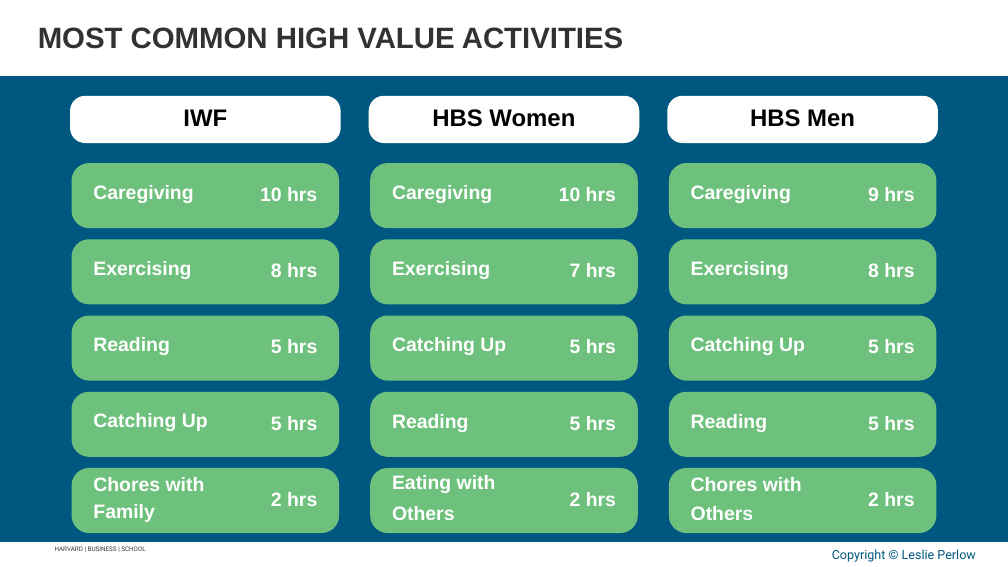
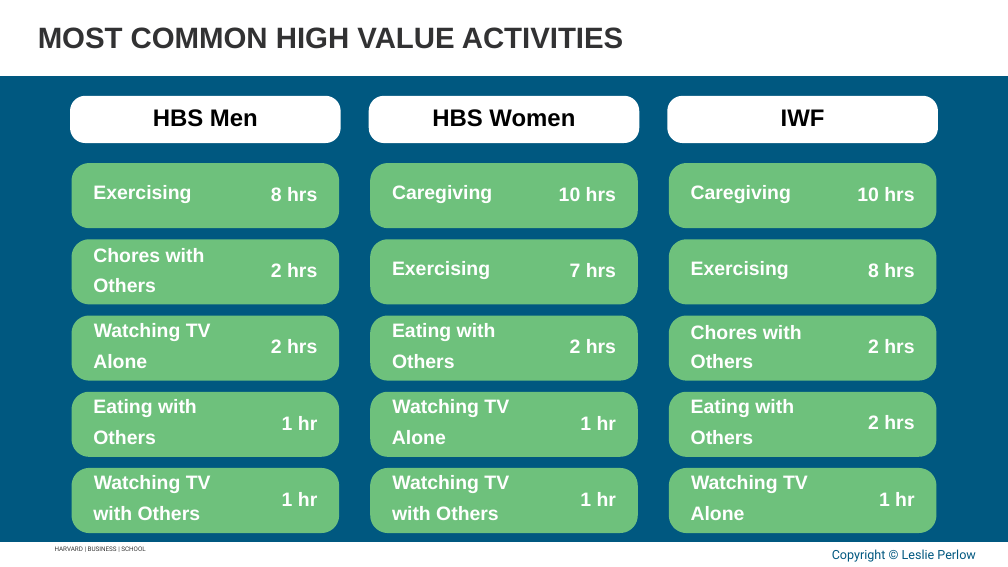
Before and after one commit to APPLITICS/lifematrix-deck-automation, a slide deck: slide 33 of outputs/generated_slides.pptx. Drawn at 1008x567 pixels with LibreOffice and Linux fonts; fonts in the diff are those of the drawing; background and template pictures are left out. Boxes give left, top, right and bottom in pixels: in the first picture for what was removed or moved away, otherwise in the second. Text is boxed around its words. In the diff, an @@ line names an element or a change of style, - is before the commit and + after.

```diff
--- a/outputs/generated_slides.pptx
+++ b/outputs/generated_slides.pptx
@@ text "HBS Men": place and size @@
-text "HBS Men" at [750, 109, 855, 127]
+text "HBS Men" at [153, 109, 258, 127]
@@ text "IWF": place and size @@
-text "IWF" at [183, 109, 227, 126]
+text "IWF" at [781, 109, 825, 126]
@@ 3 texts: place and size @@
-3 texts at [93, 261, 754, 520]
+3 texts at [93, 185, 754, 444]
@@ text "10 hrs": place and size @@
-text "10 hrs" at [260, 187, 317, 201]
+text "10 hrs" at [857, 187, 914, 201]
@@ group removed at [93, 185, 914, 522]: 12 texts @@
-Caregiving
-Reading
-Family
-Catching Up
-Reading
-Catching Up
-Reading
-5 hrs
-5 hrs
-5 hrs
-5 hrs
-9 hrs
@@ text "Chores with": place and size @@
-text "Chores with" at [93, 477, 205, 491]
+text "Chores with" at [93, 248, 205, 262]
@@ text "2 hrs": place and size @@
-text "2 hrs" at [271, 492, 317, 506]
+text "2 hrs" at [271, 263, 317, 277]
@@ text "Others": place and size @@
-text "Others" at [392, 506, 455, 520]
+text "Others" at [93, 278, 156, 292]
@@ text at [94, 323, 211, 341]: text changed @@
-Catching Up
+Watching TV
@@ text "2 hrs": place and size @@
-text "2 hrs" at [570, 492, 616, 506]
+text "2 hrs" at [271, 339, 317, 353]
@@ text "2 hrs": place and size @@
-text "2 hrs" at [868, 492, 914, 506]
+text "2 hrs" at [570, 339, 616, 353]
@@ text at [868, 339, 914, 353]: text changed @@
-5 hrs
+2 hrs
@@ text "Eating with": place and size @@
-text "Eating with" at [392, 475, 496, 493]
+text "Eating with" at [93, 399, 197, 417]
@@ text at [868, 415, 914, 429]: text changed @@
-5 hrs
+2 hrs
@@ text at [392, 506, 499, 520]: text changed @@
-Chores with
+with Others
@@ group added at [93, 323, 914, 520]: 19 texts @@
+Alone
+Others
+Watching TV
+with Others
+Eating with
+Others
+Watching TV
+Alone
+Watching TV
+Chores with
+Others
+Eating with
+Watching TV
+Alone
+1 hr
+1 hr
+1 hr
+1 hr
+1 hr
```
Also in this commit, not shown: 9 other slides changed, 1 slide added, 1 slide removed.
